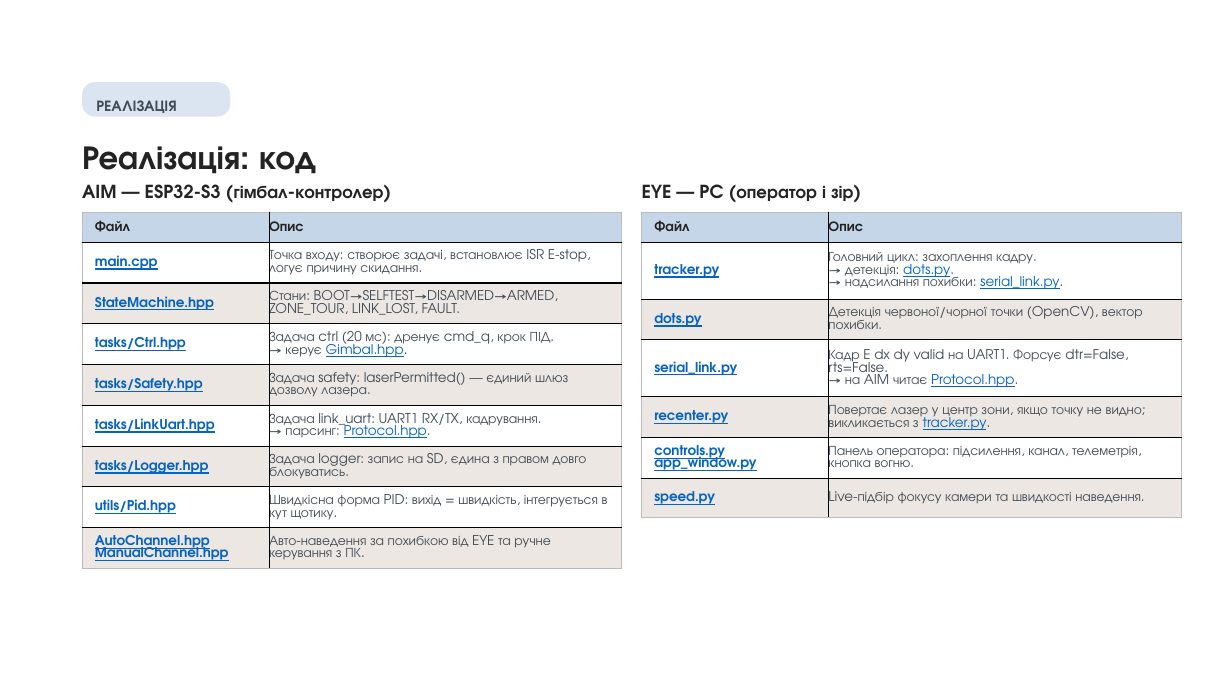
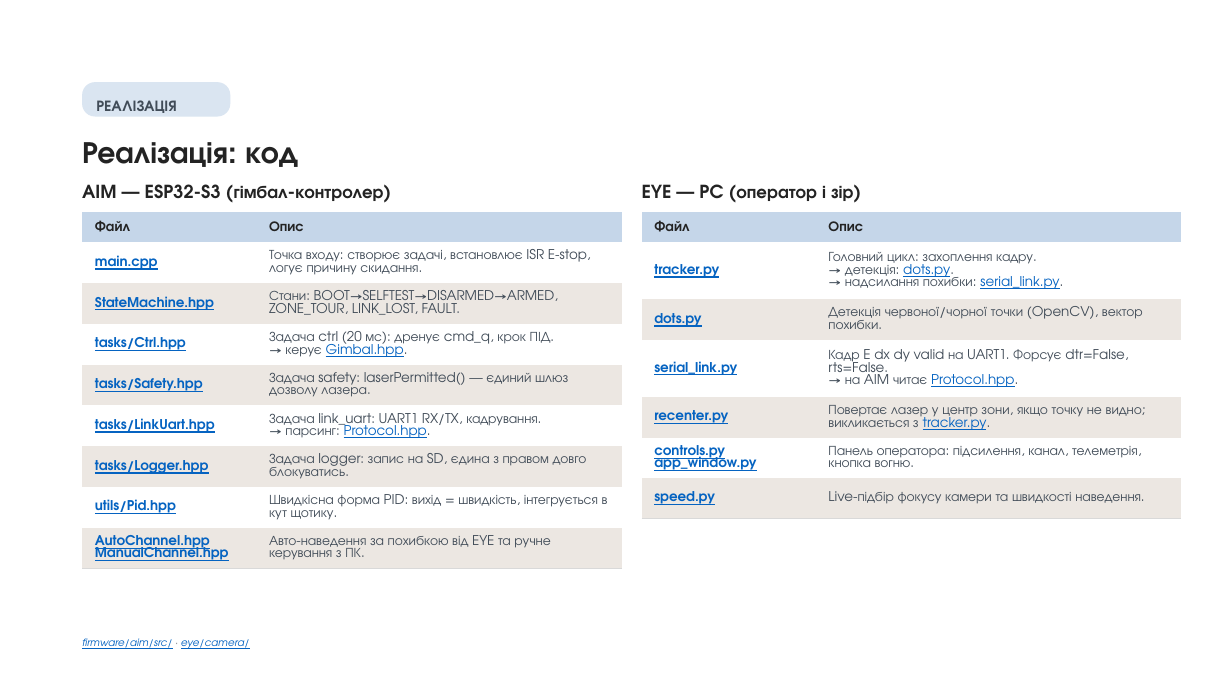
Before and after one commit to melnikvitaly/workshops, a slide deck: slide 8 of workshop-7-final_project/docs/assestment/presentation/Laser Gimbal with Camera Tracking on ESP32-S3.pptx. Drawn at 1232x693 pixels with LibreOffice and Linux fonts; fonts in the diff are those of the drawing. Boxes give left, top, right and bottom in pixels: in the first picture for what was removed or moved away, otherwise in the second. Text is boxed around its words. In the diff, an @@ line names an element or a change of style, - is before the commit and + after.

```diff
--- a/workshop-7-final_project/docs/assestment/presentation/Laser Gimbal with Camera Tracking on ESP32-S3.pptx
+++ b/workshop-7-final_project/docs/assestment/presentation/Laser Gimbal with Camera Tracking on ESP32-S3.pptx
@@ text "Реалізація: код" at bbox=[82, 142, 298, 167]: size 26 to 24 pt @@
@@ table at bbox=[82, 212, 622, 565] @@
@@ borders changed @@
@@ table at bbox=[641, 212, 1181, 509] @@
@@ borders changed @@
@@ text added at bbox=[82, 638, 250, 649], 8 pt, text #0563C1, italic, underline @@
+firmware/aim/src/ · eye/camera/
```
Also in this commit, not shown: 12 other slides changed, 22 other files.
